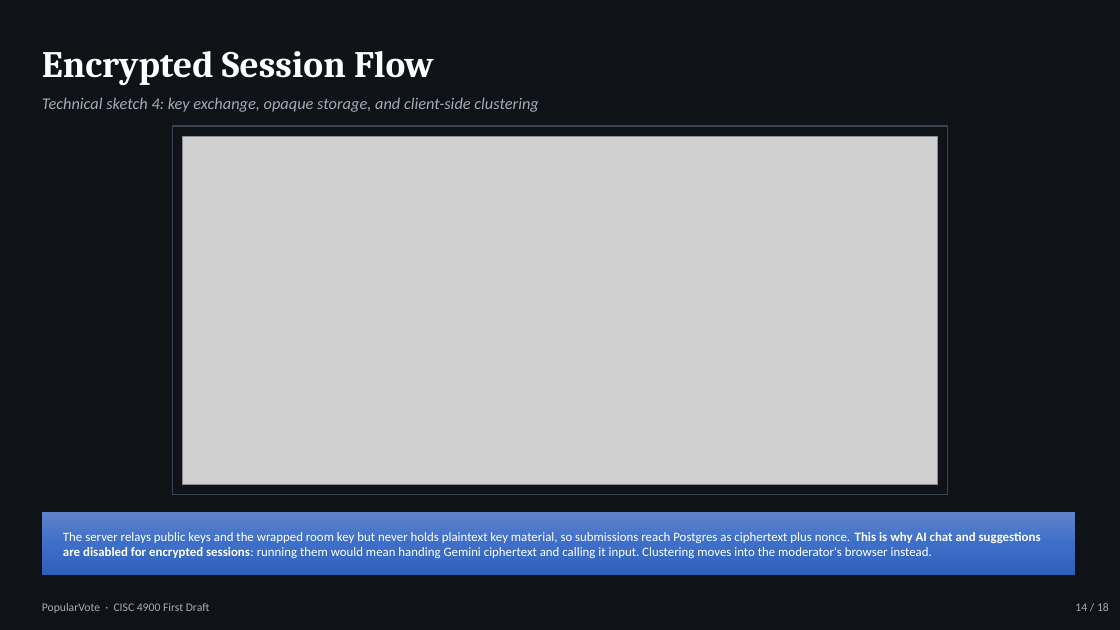
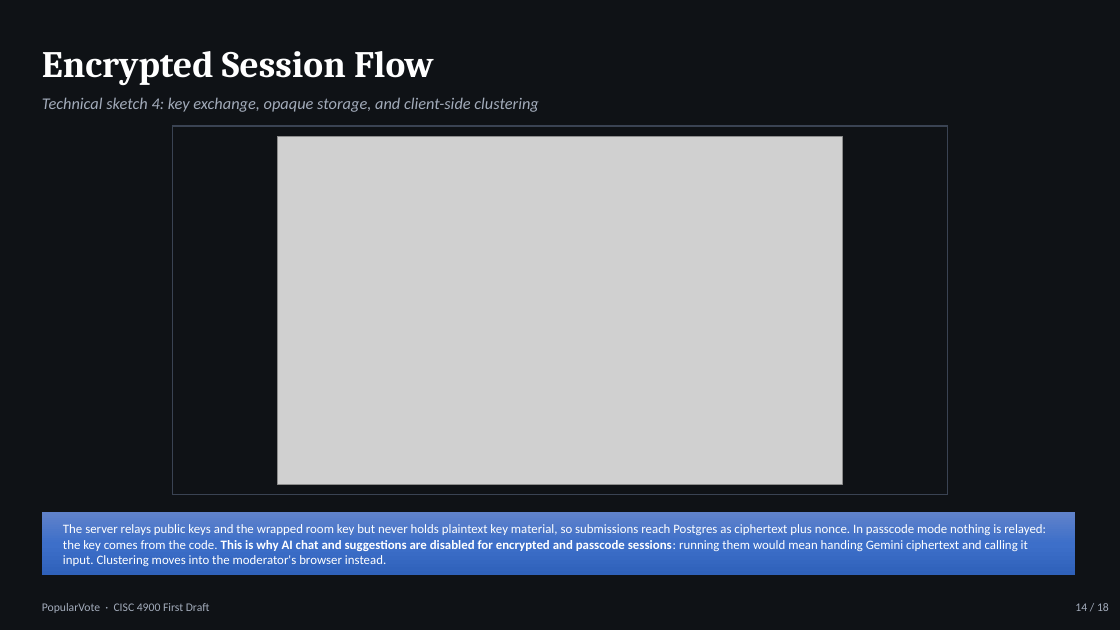
Before and after one commit to Marqed4/cisc-4900-popularvote, a slide deck: slide 14 of examples/PopularVote_Sixteenth_Draft_Dark.pptx. Drawn at 1120x630 pixels with LibreOffice and Linux fonts; fonts in the diff are those of the drawing; grey boxes stand for pictures. Boxes give left, top, right and bottom in pixels: in the first picture for what was removed or moved away, otherwise in the second. Text is boxed around its words. In the diff, an @@ line names an element or a change of style, - is before the commit and + after.

```diff
--- a/examples/PopularVote_Sixteenth_Draft_Dark.pptx
+++ b/examples/PopularVote_Sixteenth_Draft_Dark.pptx
@@ picture: place and size @@
-picture at [182, 136, 938, 485]
+picture at [278, 136, 843, 485]
@@ text at [63, 524, 1046, 566]: text changed @@
-The server relays public keys and the wrapped room key but never holds plaintext key material, so submissions reach Postgres as ciphertext plus nonce. This is why AI chat and suggestions are disabled for encrypted sessions: running them would mean handing Gemini ciphertext and calling it input. Clustering moves into the moderator's browser instead.
+The server relays public keys and the wrapped room key but never holds plaintext key material, so submissions reach Postgres as ciphertext plus nonce. In passcode mode nothing is relayed: the key comes from the code. This is why AI chat and suggestions are disabled for encrypted and passcode sessions: running them would mean handing Gemini ciphertext and calling it input. Clustering moves into the moderator's browser instead.
```
Also in this commit, not shown: 5 other slides changed.
